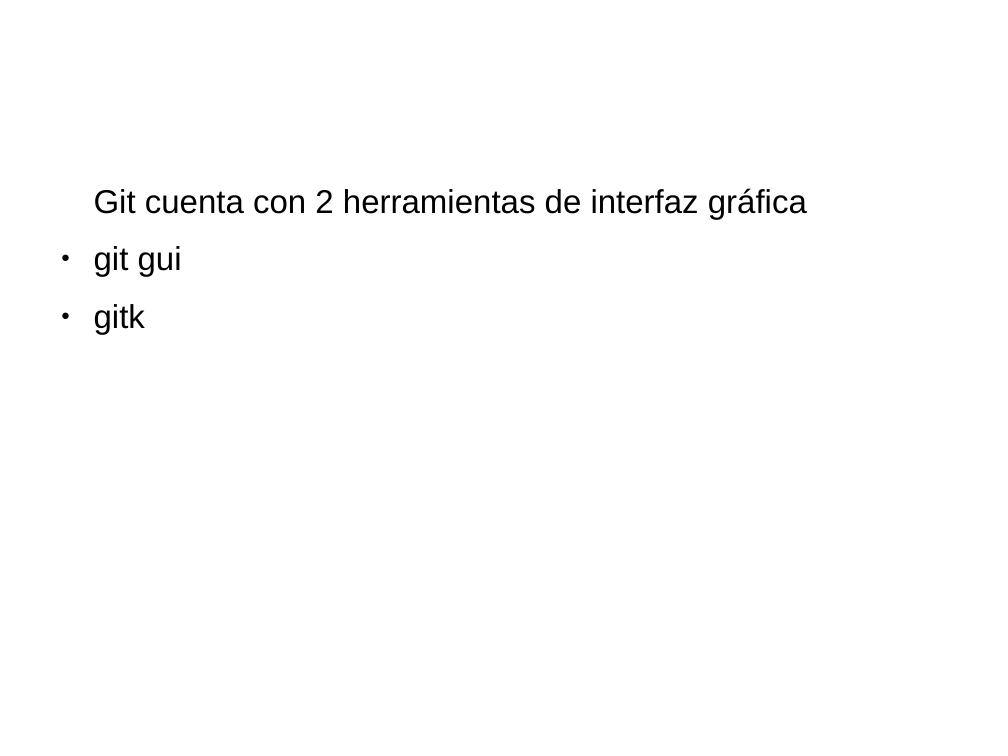
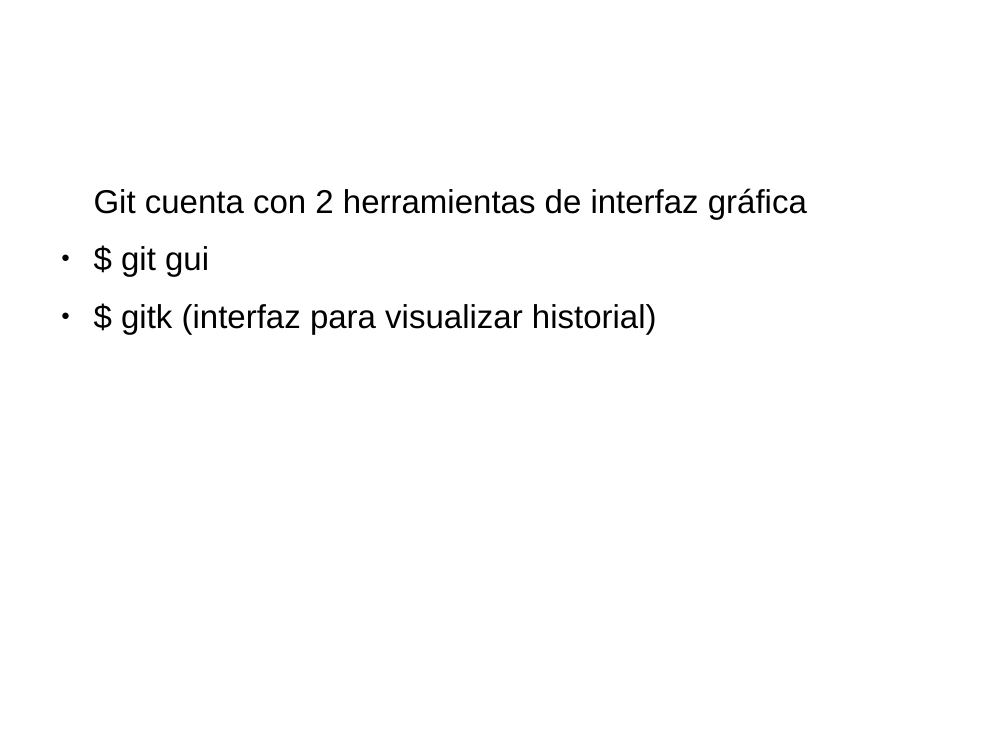
Before and after one commit to IllanPedro/Hardware, a slide deck: slide 35 of CursoGIT,GITHUB,SOURCETREE/Precentacion_Git.odp (slide 28 before the commit). Drawn at 1008x756 pixels with LibreOffice and Linux fonts; fonts in the diff are those of the drawing; background and template pictures are left out. Boxes give left, top, right and bottom in pixels: in the first picture for what was removed or moved away, otherwise in the second. Text is boxed around its words. In the diff, an @@ line names an element or a change of style, - is before the commit and + after.

```diff
--- a/CursoGIT,GITHUB,SOURCETREE/Precentacion_Git.odp
+++ b/CursoGIT,GITHUB,SOURCETREE/Precentacion_Git.odp
@@ text at <box>121,246,657,334</box>: text changed @@
-● git gui
-● gitk
+● $ git gui
+● $ gitk (interfaz para visualizar historial)
```
Also in this commit, not shown: 11 other slides changed, 9 slides added, 2 slides removed, 1 other file.
